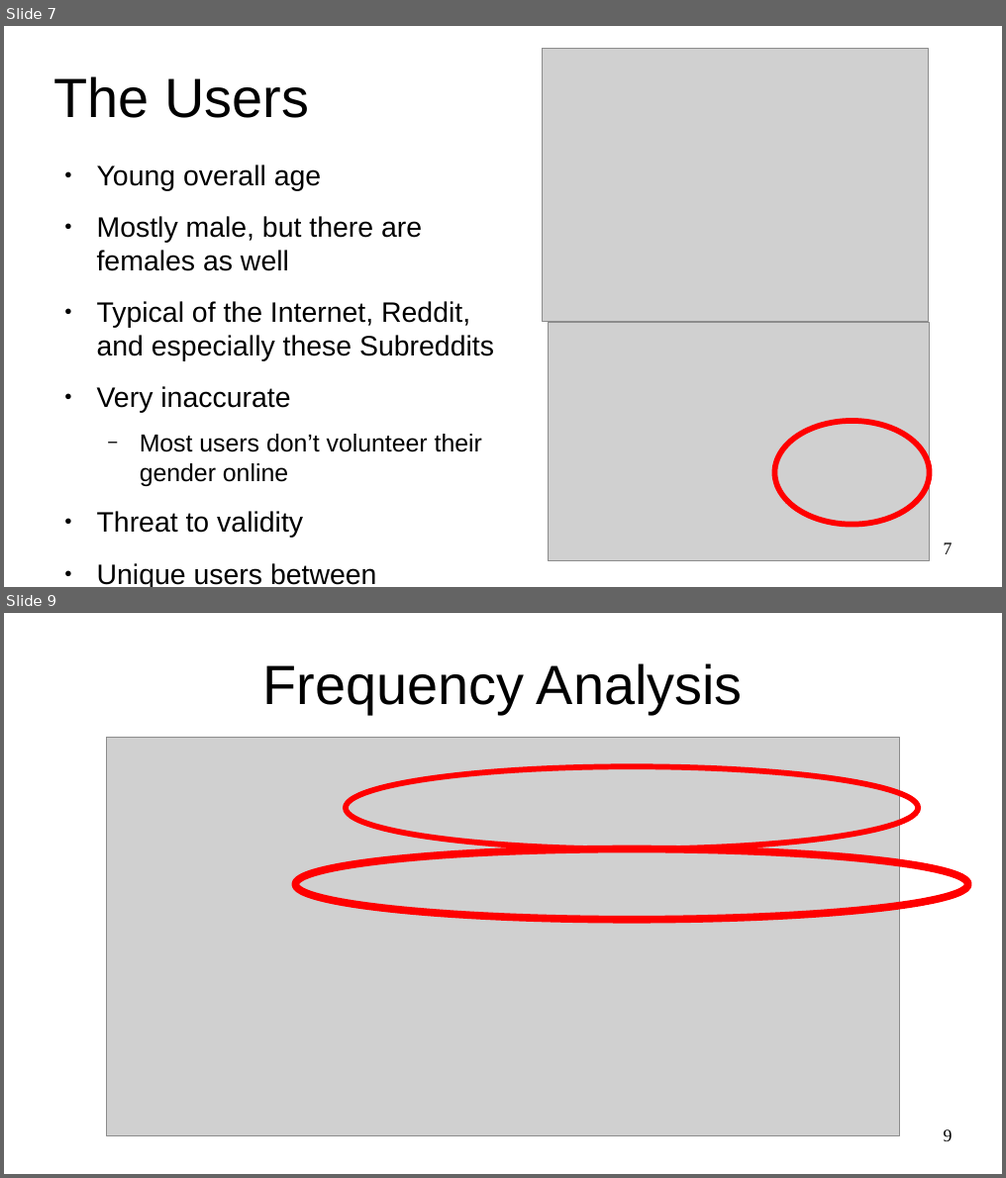
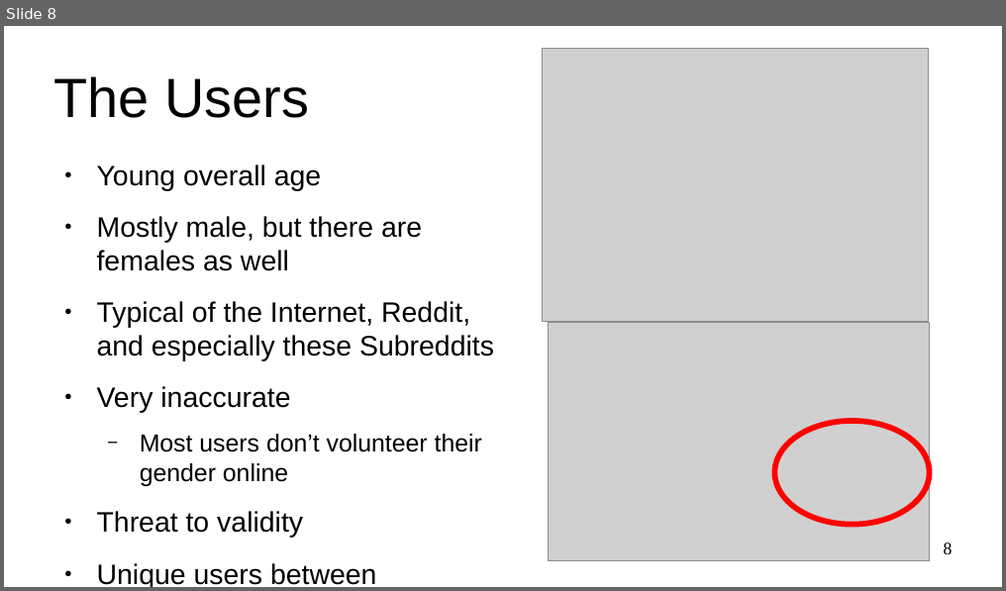
Before and after one commit to aliraeisdanaei/Doomer_Analysis, a slide deck: Presentations/Report.odp. Shown one above the other, each under a label of ours: slides 7 and 9 before the commit, slide 8 after it; the slides between them are not shown. The pictures are 1006x1178 and 1006x591 pixels, drawn with LibreOffice and Linux fonts; fonts in the diff are those of the drawing; grey boxes stand for pictures. Boxes give left, top, right and bottom in pixels: in the first picture for what was removed or moved away, otherwise in the second. Text is boxed around its words. In the diff, an @@ line names an element or a change of style, - is before the commit and + after.

```diff
--- a/Presentations/Report.odp
+++ b/Presentations/Report.odp
@@ slide 9 removed at [4, 613, 1002, 1174], background #FFFFFF @@
@@ title removed at [262, 663, 743, 714] @@
-Frequency Analysis
@@ picture removed at [106, 738, 900, 1138] @@
@@ ellipse removed at [346, 766, 919, 850] @@
@@ ellipse removed at [296, 850, 968, 920] @@
@@ page number removed at [944, 1130, 952, 1142] @@
-9
@@ what was slide 7 is now slide 8 @@
@@ page number at [944, 543, 952, 555]: text changed @@
-7
+8
```
Also in this commit, not shown: 8 slides changed, 2 slides added, 2 other files.
